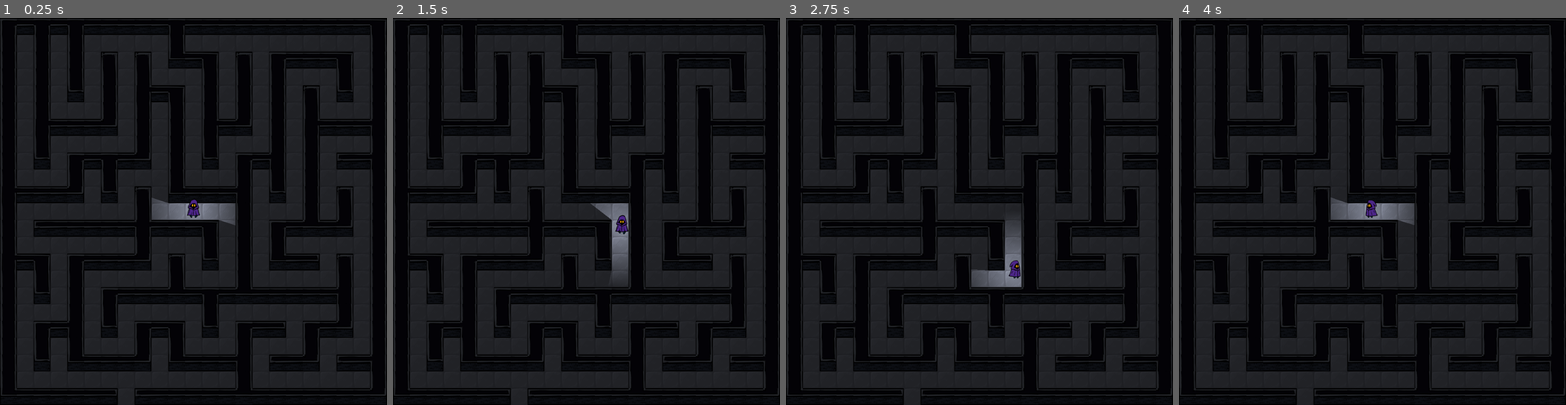
Above: before the commit, frames 1-4 (left to right).
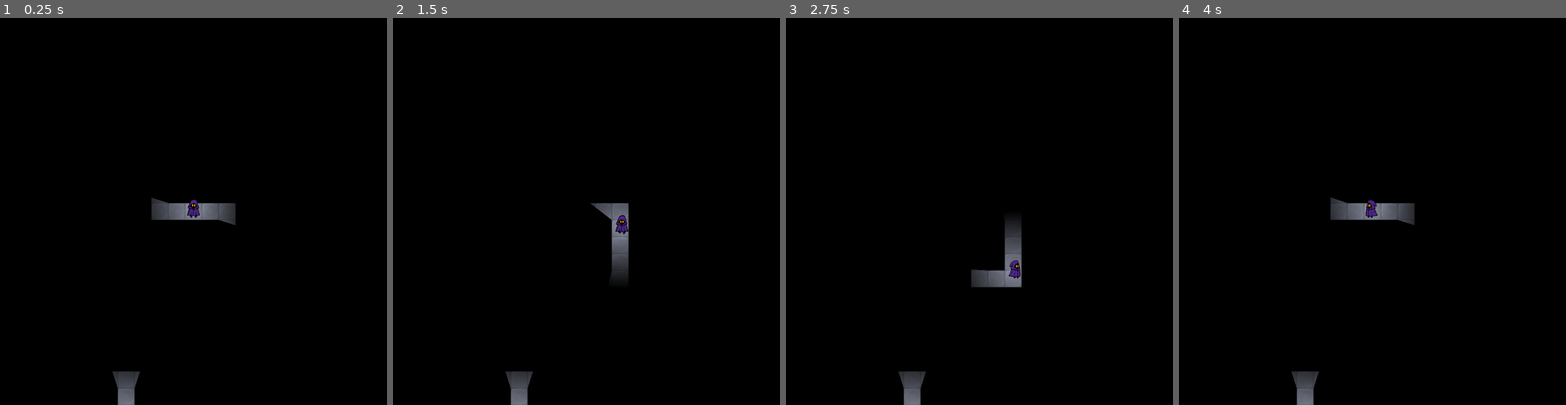
Above: after the commit, the same moments.

Repository: grotesquehead/01_maze
Game: Godot game, scene res://maze.tscn
Two runs of this game, one before a commit and one after it. Both use one fixed random seed, a clock stepped at 60 frames per second and the inputs below.
Inputs:
- Up to frame 1 (0.25 s): no input
- Up to frame 2 (1.5 s): tap Enter at 0.5 s; hold D (move_right) 0.53-1.28 s; tap Space at 1.25 s; hold S (move_down) from 1.28 s (still down)
- Up to frame 3 (2.75 s): release S (move_down) at 2.03 s; hold D (move_right) from 2.03 s (still down)
- Up to frame 4 (4 s): tap Enter at 2.75 s; release D (move_right) at 2.78 s; hold W (move_up) 2.78-3.53 s; hold A (move_left) from 3.53 s (still down)

The runs differ from the first frame. In frame 1, 52% of the frame differs, in the area x 0-100%, y 0-100%; in frame 2, 52%; in frame 3, 52%; in frame 4, 52%.

Commit message:
Add light to maze exit

Diff:
--- a/src/maze.tscn
+++ b/src/maze.tscn
@@ -174,11 +174,22 @@
 terrain_set_0/terrain_0/color = Color(0.501961, 0.345098, 0.25098, 1)
 sources/0 = SubResource("TileSetAtlasSource_l84d8")
 
+[sub_resource type="Gradient" id="Gradient_rj5fc"]
+offsets = PackedFloat32Array(0, 0.651613)
+colors = PackedColorArray(1, 1, 1, 1, 1, 1, 1, 0)
+
+[sub_resource type="GradientTexture2D" id="GradientTexture2D_vvsq4"]
+gradient = SubResource("Gradient_rj5fc")
+width = 320
+height = 320
+fill = 1
+fill_from = Vector2(0.5, 0.5)
+
 [node name="Maze" type="Node2D"]
 script = ExtResource("1_4lfwu")
 
 [node name="CanvasModulate" type="CanvasModulate" parent="."]
-color = Color(0.25, 0.25, 0.25, 1)
+color = Color(0, 0, 0, 1)
 
 [node name="TileMap2" type="TileMap" parent="."]
 tile_set = SubResource("TileSet_7q5o3")
@@ -196,3 +207,8 @@
 [node name="Player" parent="CanvasLayer" instance=ExtResource("4_xpdap")]
 position = Vector2(460, 460)
 speed = 192
+
+[node name="PointLight2D" type="PointLight2D" parent="."]
+blend_mode = 2
+shadow_enabled = true
+texture = SubResource("GradientTexture2D_vvsq4")
--- a/src/player.tscn
+++ b/src/player.tscn
@@ -6,17 +6,89 @@
 [sub_resource type="CircleShape2D" id="CircleShape2D_c668y"]
 radius = 16.0
 
-[sub_resource type="Gradient" id="Gradient_rj5fc"]
+[sub_resource type="Gradient" id="Gradient_xqelt"]
 offsets = PackedFloat32Array(0, 0.651613)
 colors = PackedColorArray(1, 1, 1, 1, 1, 1, 1, 0)
 
 [sub_resource type="GradientTexture2D" id="GradientTexture2D_4jfx4"]
-gradient = SubResource("Gradient_rj5fc")
+gradient = SubResource("Gradient_xqelt")
 width = 320
 height = 320
 fill = 1
 fill_from = Vector2(0.5, 0.5)
 
+[sub_resource type="Animation" id="Animation_r7l5o"]
+resource_name = "idle_down"
+length = 0.666683
+loop_mode = 1
+step = 0.166667
+tracks/0/type = "value"
+tracks/0/imported = false
+tracks/0/enabled = true
+tracks/0/path = NodePath("Sprite2D:frame")
+tracks/0/interp = 1
+tracks/0/loop_wrap = true
+tracks/0/keys = {
+"times": PackedFloat32Array(0),
+"transitions": PackedFloat32Array(1),
+"update": 1,
+"values": [0]
+}
+
+[sub_resource type="Animation" id="Animation_m7axw"]
+resource_name = "idle_left"
+length = 0.666683
+loop_mode = 1
+step = 0.166667
+tracks/0/type = "value"
+tracks/0/imported = false
+tracks/0/enabled = true
+tracks/0/path = NodePath("Sprite2D:frame")
+tracks/0/interp = 1
+tracks/0/loop_wrap = true
+tracks/0/keys = {
+"times": PackedFloat32Array(0),
+"transitions": PackedFloat32Array(1),
+"update": 1,
+"values": [12]
+}
+
+[sub_resource type="Animation" id="Animation_rau7h"]
+resource_name = "idle_right"
+length = 0.666683
+loop_mode = 1
+step = 0.166667
+tracks/0/type = "value"
+tracks/0/imported = false
+tracks/0/enabled = true
+tracks/0/path = NodePath("Sprite2D:frame")
+tracks/0/interp = 1
+tracks/0/loop_wrap = true
+tracks/0/keys = {
+"times": PackedFloat32Array(0),
+"transitions": PackedFloat32Array(1),
+"update": 1,
+"values": [4]
+}
+
+[sub_resource type="Animation" id="Animation_0wqqg"]
+resource_name = "idle_up"
+length = 0.666683
+loop_mode = 1
+step = 0.166667
+tracks/0/type = "value"
+tracks/0/imported = false
+tracks/0/enabled = true
+tracks/0/path = NodePath("Sprite2D:frame")
+tracks/0/interp = 1
+tracks/0/loop_wrap = true
+tracks/0/keys = {
+"times": PackedFloat32Array(0),
+"transitions": PackedFloat32Array(1),
+"update": 1,
+"values": [8]
+}
+
 [sub_resource type="Animation" id="Animation_vikdh"]
 resource_name = "walk_down"
 length = 0.666683
@@ -35,22 +107,40 @@
 "values": [0, 1, 2, 3]
 }
 
-[sub_resource type="Animation" id="Animation_r7l5o"]
-resource_name = "idle_down"
-length = 0.666683
-loop_mode = 1
-step = 0.166667
-tracks/0/type = "value"
-tracks/0/imported = false
-tracks/0/enabled = true
-tracks/0/path = NodePath("Sprite2D:frame")
-tracks/0/interp = 1
-tracks/0/loop_wrap = true
-tracks/0/keys = {
-"times": PackedFloat32Array(0),
-"transitions": PackedFloat32Array(1),
-"update": 1,
-"values": [0]
+[sub_resource type="Animation" id="Animation_2kvqg"]
+resource_name = "walk_left"
+length = 0.666683
+loop_mode = 1
+step = 0.166667
+tracks/0/type = "value"
+tracks/0/imported = false
+tracks/0/enabled = true
+tracks/0/path = NodePath("Sprite2D:frame")
+tracks/0/interp = 1
+tracks/0/loop_wrap = true
+tracks/0/keys = {
+"times": PackedFloat32Array(0, 0.166667, 0.333333, 0.5),
+"transitions": PackedFloat32Array(1, 1, 1, 1),
+"update": 1,
+"values": [12, 13, 12, 15]
+}
+
+[sub_resource type="Animation" id="Animation_e3eor"]
+resource_name = "walk_right"
+length = 0.666683
+loop_mode = 1
+step = 0.166667
+tracks/0/type = "value"
+tracks/0/imported = false
+tracks/0/enabled = true
+tracks/0/path = NodePath("Sprite2D:frame")
+tracks/0/interp = 1
+tracks/0/loop_wrap = true
+tracks/0/keys = {
+"times": PackedFloat32Array(0, 0.166667, 0.333333, 0.5),
+"transitions": PackedFloat32Array(1, 1, 1, 1),
+"update": 1,
+"values": [4, 5, 6, 7]
 }
 
 [sub_resource type="Animation" id="Animation_k16c1"]
@@ -69,96 +159,6 @@
 "transitions": PackedFloat32Array(1, 1, 1, 1),
 "update": 1,
 "values": [8, 9, 10, 11]
-}
-
-[sub_resource type="Animation" id="Animation_2kvqg"]
-resource_name = "walk_left"
-length = 0.666683
-loop_mode = 1
-step = 0.166667
-tracks/0/type = "value"
-tracks/0/imported = false
-tracks/0/enabled = true
-tracks/0/path = NodePath("Sprite2D:frame")
-tracks/0/interp = 1
-tracks/0/loop_wrap = true
-tracks/0/keys = {
-"times": PackedFloat32Array(0, 0.166667, 0.333333, 0.5),
-"transitions": PackedFloat32Array(1, 1, 1, 1),
-"update": 1,
-"values": [12, 13, 12, 15]
-}
-
-[sub_resource type="Animation" id="Animation_e3eor"]
-resource_name = "walk_right"
-length = 0.666683
-loop_mode = 1
-step = 0.166667
-tracks/0/type = "value"
-tracks/0/imported = false
-tracks/0/enabled = true
-tracks/0/path = NodePath("Sprite2D:frame")
-tracks/0/interp = 1
-tracks/0/loop_wrap = true
-tracks/0/keys = {
-"times": PackedFloat32Array(0, 0.166667, 0.333333, 0.5),
-"transitions": PackedFloat32Array(1, 1, 1, 1),
-"update": 1,
-"values": [4, 5, 6, 7]
-}
-
-[sub_resource type="Animation" id="Animation_rau7h"]
-resource_name = "idle_right"
-length = 0.666683
-loop_mode = 1
-step = 0.166667
-tracks/0/type = "value"
-tracks/0/imported = false
-tracks/0/enabled = true
-tracks/0/path = NodePath("Sprite2D:frame")
-tracks/0/interp = 1
-tracks/0/loop_wrap = true
-tracks/0/keys = {
-"times": PackedFloat32Array(0),
-"transitions": PackedFloat32Array(1),
-"update": 1,
-"values": [4]
-}
-
-[sub_resource type="Animation" id="Animation_m7axw"]
-resource_name = "idle_left"
-length = 0.666683
-loop_mode = 1
-step = 0.166667
-tracks/0/type = "value"
-tracks/0/imported = false
-tracks/0/enabled = true
-tracks/0/path = NodePath("Sprite2D:frame")
-tracks/0/interp = 1
-tracks/0/loop_wrap = true
-tracks/0/keys = {
-"times": PackedFloat32Array(0),
-"transitions": PackedFloat32Array(1),
-"update": 1,
-"values": [12]
-}
-
-[sub_resource type="Animation" id="Animation_0wqqg"]
-resource_name = "idle_up"
-length = 0.666683
-loop_mode = 1
-step = 0.166667
-tracks/0/type = "value"
-tracks/0/imported = false
-tracks/0/enabled = true
-tracks/0/path = NodePath("Sprite2D:frame")
-tracks/0/interp = 1
-tracks/0/loop_wrap = true
-tracks/0/keys = {
-"times": PackedFloat32Array(0),
-"transitions": PackedFloat32Array(1),
-"update": 1,
-"values": [8]
 }
 
 [sub_resource type="AnimationLibrary" id="AnimationLibrary_yd30e"]
--- a/src/scripts/maze.gd
+++ b/src/scripts/maze.gd
@@ -146,10 +146,26 @@
 func remove_wall_exit():
 	var cell = get_random_exit()
 	$TileMap.set_cell(0, cell, -1, Vector2i(3,3))
-
-#    $TileMap2.set_cell(0, cell, 0, Vector2i(0,0))
+	$PointLight2D.global_position = move_light_to_exit(cell)
 
 
+func move_light_to_exit(cell) -> Vector2:
+	var light_position = Vector2.ZERO
+	var tile_size = 40
+
+	if cell.x == -1:
+		light_position = Vector2(cell.x * tile_size + tile_size * 1.5, cell.y * tile_size + tile_size * 1.5)
+
+	if cell.x == 21:
+		light_position = Vector2(cell.x * tile_size + tile_size * 2.5, cell.y * tile_size + tile_size * 1.5)
+
+	if cell.y == -1:
+		light_position = Vector2(cell.x * tile_size + tile_size * 1.5, cell.y * tile_size + tile_size * 1.5)
+
+	if cell.y == 21:
+		light_position = Vector2(cell.x * tile_size + tile_size * 1.5, cell.y * tile_size + tile_size * 2.5)
+
+	return light_position
 
 func _ready():
 	rng.seed = 0
Not shown: 1 places in src/maze.tscn that only renumber resources
